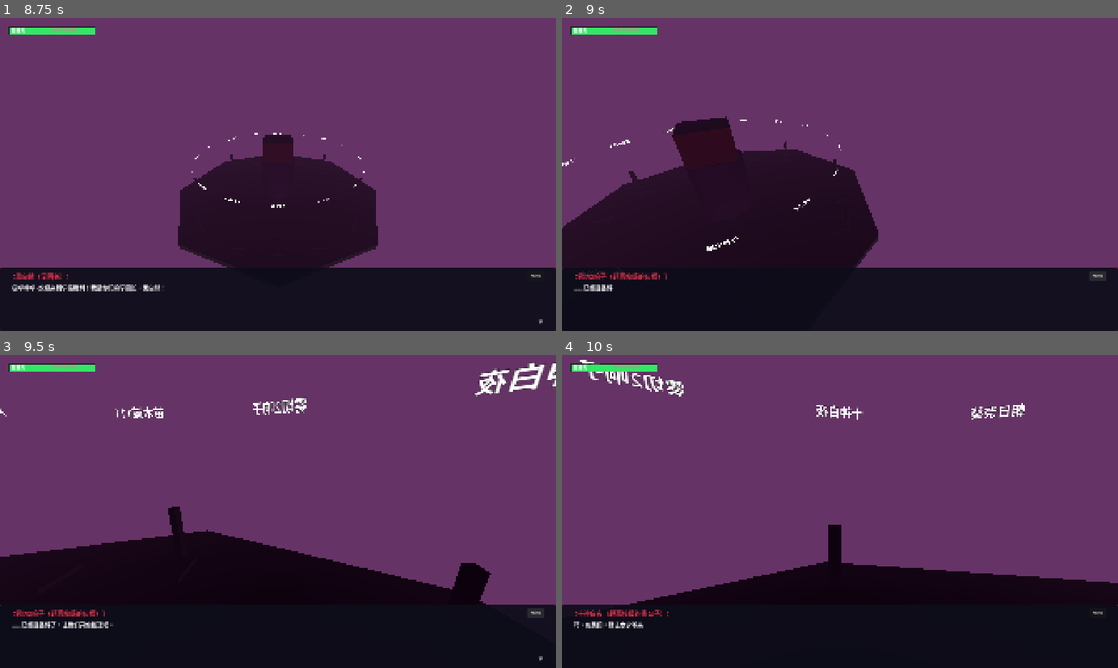
Above: before the commit, frames 1-4 (two rows, left to right).
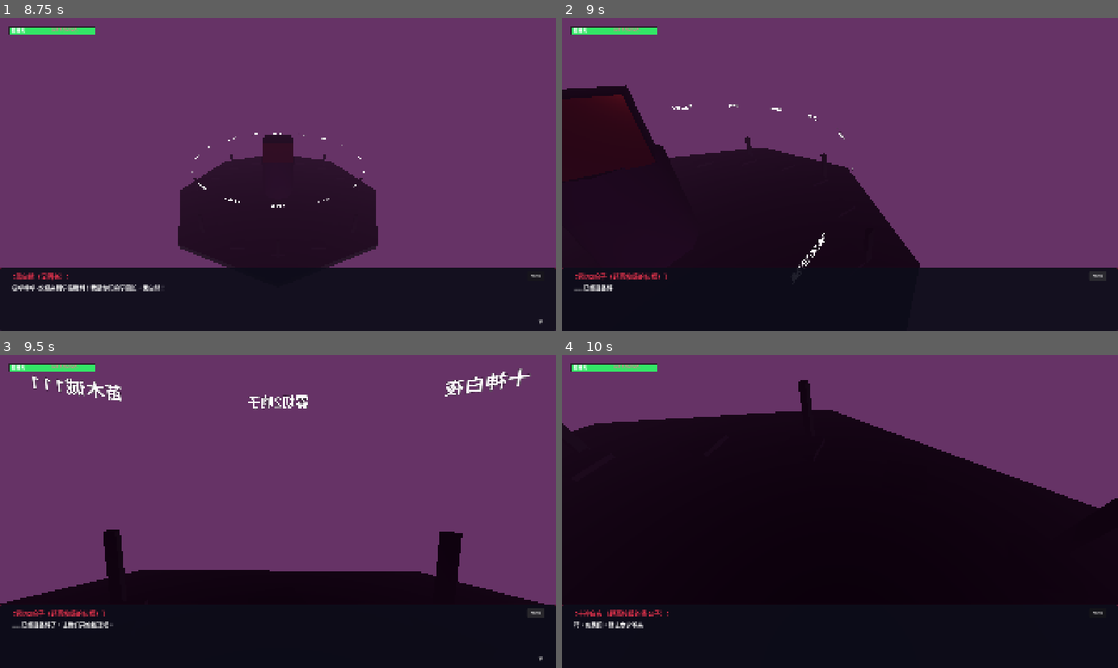
Above: after the commit, the same moments.

Repository: Luguoyn/dangan-AI
Game: Godot game, scene res://scenes/main.tscn
Same seed, same stepped clock (60 frames per second), same inputs: the game is played once before the commit and once after it.
Inputs (mouse positions are in pixels of both pictures, inside the frame that each line leads up to):
- Up to frame 1 (8.75 s): tap Enter (confirm) at 0.5 s; move the mouse to (400, 158) at 0.52 s; hold D (move_right) 0.53-1.28 s; hold Enter (confirm) 0.53-1.28 s; click (400, 158) at 0.67 s; move the mouse to (166, 190) at 1.27 s; hold S (move_down) 1.28-2.03 s; click (166, 190) at 1.35 s; move the mouse to (333, 105) at 2.02 s; hold D (move_right) 2.03-2.78 s; hold E (interact) 2.03-2.78 s; move the mouse to (250, 237) at 2.77 s; hold W (move_up) 2.78-3.53 s; tap Tab (open_evidence_ring) at 2.85 s; click (250, 237) at 2.92 s; move the mouse to (444, 221) at 3.52 s; hold Space (slash) 3.53-4.28 s; hold A (move_left) 3.53-5.03 s; move the mouse to (111, 127) at 4.27 s; tap B at 4.35 s; move the mouse to (305, 174) at 5.02 s; hold S (move_down) 5.03-5.78 s; tap R at 5.1 s; click (305, 174) at 5.17 s; move the mouse to (194, 96) at 5.77 s; hold D (move_right) 5.78-6.53 s; tap H at 5.85 s; move the mouse to (400, 158) at 6.52 s; hold W (move_up) 6.53-7.28 s; tap C at 6.6 s; move the mouse to (166, 190) at 7.27 s; hold D (move_right) 7.28-8.03 s; tap T at 7.35 s; click (166, 190) at 7.42 s; move the mouse to (333, 105) at 8.02 s; hold S (move_down) from 8.03 s (still down); hold Enter (confirm) from 8.03 s (still down)
- Up to frame 2 (9 s): release S (move_down) at 8.75 s; release Enter (confirm) at 8.75 s; click "AUTO" at 8.75 s
- Up to frame 3 (9.5 s): no input
- Up to frame 4 (10 s): move the mouse to (812, 574) at 9.52 s; hold A (move_left) from 9.53 s (still down); click (812, 574) at 9.6 s

Frame 1 is identical in both runs. In frame 2, 8.3% of the frame differs, in the area x 0-65%, y 21-80%; in frame 3, 9.7%; in frame 4, 45%, in the area x 0-100%, y 1-80%.

Commit message:
feat: 摄像机平滑运镜+锁定后轻微漂浮——弧线过渡+正弦微漂移

Diff:
--- a/scripts/courtroom/courtroom_camera.gd
+++ b/scripts/courtroom/courtroom_camera.gd
@@ -9,6 +9,10 @@
 @export var overview_position := Vector3(0, 14, 0)
 
 var _is_animating: bool = false
+var _last_podium: int = -1
+var _idle_time: float = 0.0
+var _idle_target_pos: Vector3
+var _idle_look_pos: Vector3
 
 func _ready() -> void:
 	position = default_position
@@ -28,14 +32,41 @@
 
 	var cam_pos := podium_pos + to_center * dist + Vector3.UP * height
 	var look_pos := podium_pos + Vector3.UP * 1.5
-	_animate_to(cam_pos, look_pos)
+
+	if _last_podium >= 0 and _last_podium != podium_index:
+		_smooth_pan_to(podium_index, cam_pos, look_pos, 0.6)
+	else:
+		_animate_to(cam_pos, look_pos, 0.4)
+
+	_last_podium = podium_index
+	_idle_target_pos = cam_pos
+	_idle_look_pos = look_pos
+	_idle_time = 0.0
+
+func _smooth_pan_to(_podium_index: int, target_pos: Vector3, look_target: Vector3, duration: float) -> void:
+	_is_animating = true
+	var start_pos := position
+	var mid := (start_pos + target_pos) / 2.0 + Vector3.UP * 1.5
+	var tween := create_tween()
+	tween.tween_property(self, "position", mid, duration * 0.4).set_ease(Tween.EASE_OUT)
+	tween.tween_property(self, "position", target_pos, duration * 0.6).set_ease(Tween.EASE_IN_OUT)
+	tween.parallel().tween_method(_look_at_smooth.bind(start_pos, look_target), 0.0, 1.0, duration)
+	tween.chain().tween_callback(func(): _is_animating = false)
+
+func _look_at_smooth(t: float, from_pos: Vector3, target: Vector3) -> void:
+	var mid_look := (from_pos + target) / 2.0 + Vector3.UP * 0.5
+	if t < 0.5:
+		look_at(from_pos.lerp(target, t * 0.6))
+	else:
+		look_at(target)
 
 func move_to_center() -> void:
-	_animate_to(overview_position, Vector3(0, 1.5, 0))
+	_animate_to(overview_position, Vector3(0, 1.5, 0), 0.4)
 
 func move_to_overview() -> void:
 	position = overview_position
 	rotation_degrees = Vector3(-90, 0, 0)
+	_last_podium = -1
 
 func shake(intensity: float, duration: float) -> void:
 	var original := position
@@ -61,12 +92,12 @@
 	tween.tween_property(self, "position", end_pos, duration * 0.5)
 	tween.parallel().tween_method(_look_at_target.bind(to_pos), 0.0, 1.0, duration)
 
-func _animate_to(target_pos: Vector3, look_target: Vector3) -> void:
+func _animate_to(target_pos: Vector3, look_target: Vector3, duration: float = 0.8) -> void:
 	_is_animating = true
 	var tween := create_tween()
 	tween.set_parallel(true)
-	tween.tween_property(self, "position", target_pos, 0.8).set_ease(Tween.EASE_IN_OUT)
-	tween.tween_method(_look_at_target.bind(look_target), 0.0, 1.0, 0.8)
+	tween.tween_property(self, "position", target_pos, duration).set_ease(Tween.EASE_IN_OUT)
+	tween.tween_method(_look_at_target.bind(look_target), 0.0, 1.0, duration)
 	tween.chain().tween_callback(func(): _is_animating = false)
 
 func _look_at_target(_t: float, target: Vector3) -> void:
@@ -80,3 +111,18 @@
 				return child.global_position
 	var angle := TAU * float(podium_index) / 16.0
 	return Vector3(cos(angle) * 6.0, 0, sin(angle) * 6.0)
+
+func _process(delta: float) -> void:
+	if _is_animating:
+		return
+	if _last_podium < 0:
+		return
+	# 锁定后轻微漂浮
+	_idle_time += delta
+	var drift := Vector3(
+		sin(_idle_time * 1.3) * 0.12,
+		sin(_idle_time * 0.7 + 1.0) * 0.08,
+		cos(_idle_time * 1.1) * 0.10
+	)
+	position = _idle_target_pos + drift
+	look_at(_idle_look_pos)
